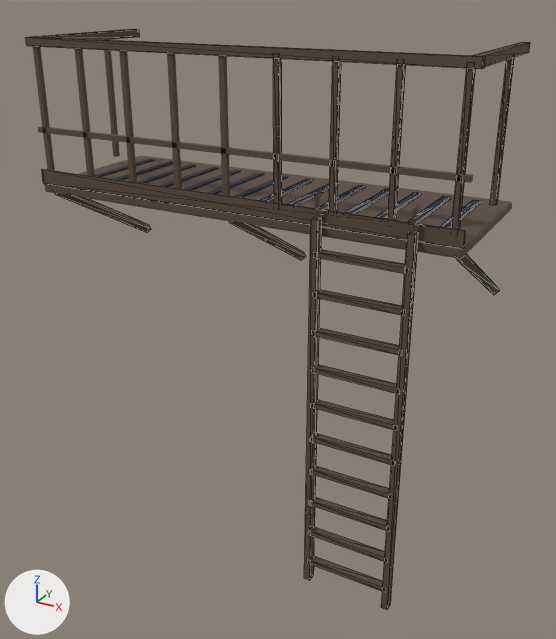
What one commit did to the glTF model public/assets/models/city/city_fire_escape.glb.
Before and after are seen from a camera (50 mm lens) standing at (2.52, -4.99, 3.86) and looking at (0.1, -0.58, 1.66). Every picture has the same lights, and +X, +Y and +Z are marked at lower left. The picture after the commit comes second. Mesh edges are drawn as thin lines on the coarser meshes. Where no turn or scale is listed for an object, it has been applied to the vertices. Vertices at exactly the same position are counted once.

In view in the first picture: 'balcony', 'front_baluster.002', 'front_baluster.004', 'front_baluster.005', 'front_baluster.006', 'front_baluster.007', 'front_baluster.008', 'kick_plate', 'ladder_rail', 'ladder_rail.001', 'middle_rail', 'top_rail' and 36 more.
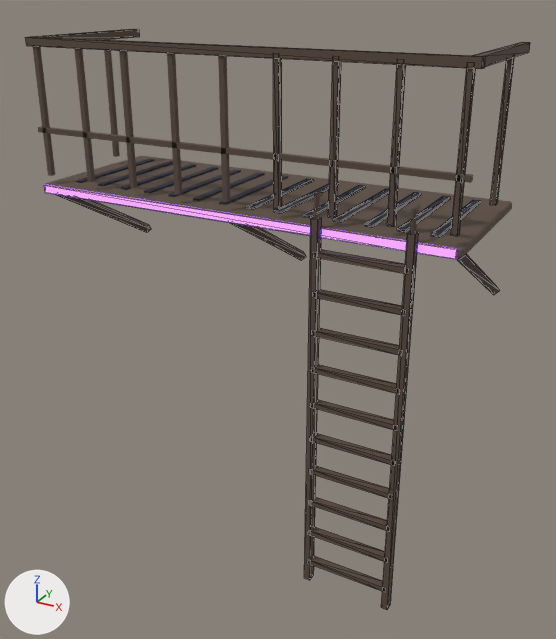
What changed in the scene script:
```text
Add mat_mat_neon_violet:
    mat_mat_neon_violet = principled_material('mat_neon_violet')
    mat_mat_neon_violet.base_color = (0.254, 0.107, 1.0)  # purple #8a5cff
    mat_mat_neon_violet.roughness = 0.85
    mat_mat_neon_violet.emission_color = (0.254, 0.107, 1.0)  # purple #8a5cff
    mat_mat_neon_violet.emission_strength = 3.0
Change me_kick_plate:
    used by ob_kick_plate; location = (0.0, -1.094, 2.61)
    remove me_kick_plate.from_pydata(...)  # 8 vertices, 12 faces; spans x -1.5..1.5, y -0.01..0.01, z -0.05..0.05
    remove me_kick_plate.materials.append(mat_mat_rust)  # brown #5a4a3e
    add me_kick_plate.from_pydata(...)  # 8 vertices, 12 faces; spans x -1.47..1.47, y -0.01..0.01, z -0.03..0.03
    me_kick_plate part 1: the whole mesh is scaled about its middle by (0.98, 1.33, 0.55)
    add me_kick_plate.materials.append(mat_mat_neon_violet)  # purple #8a5cff, glowing purple #8a5cff
Change ob_kick_plate:
    ob_kick_plate.location: (0.0, -1.094, 2.61) -> (0.0, -1.112, 2.53)
```

Boxes (x1, y1, x2, y2) around the edits, measured in the pictures (556 x 639 px):
'kick_plate', recoloured, rescaled (7% shorter): before (42, 169, 466, 249); after (44, 185, 457, 259)
